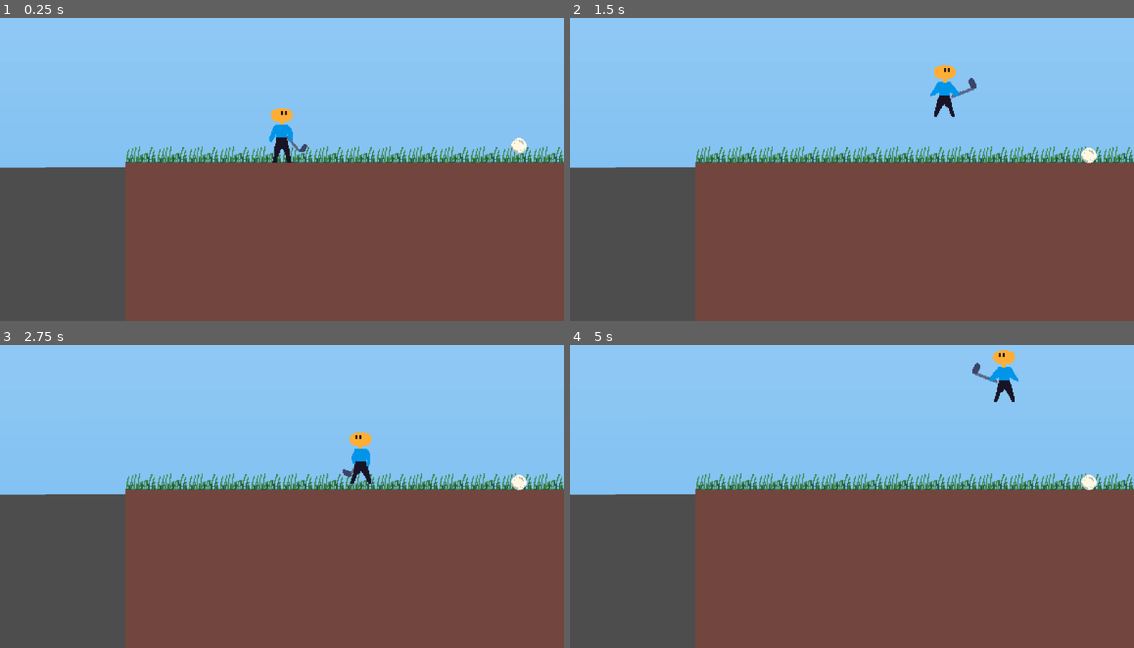
Above: before the commit, frames 1-4 (two rows, left to right).
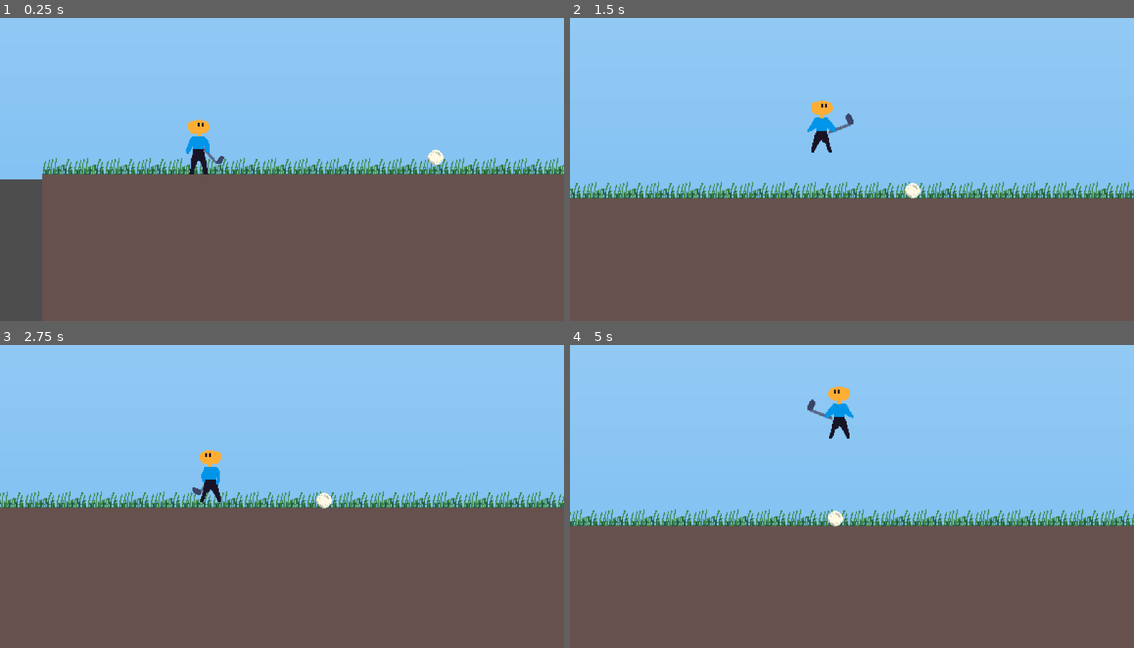
Above: after the commit, the same moments.

Repository: martindzejky/down-golf
Game: Godot game, scene res://main.tscn
Same seed, same stepped clock (60 frames per second), same inputs: the game is played once before the commit and once after it.
Inputs:
- Up to frame 1 (0.25 s): no input
- Up to frame 2 (1.5 s): hold Space (shoot) 0.53-1.28 s; hold Right (move_right) from 0.53 s (still down); tap Up (jump) at 0.77, 0.8, 1.07, 1.35 s
- Up to frame 3 (2.75 s): tap Up (jump) at 1.52, 1.82, 2.3 s; tap Space (shoot) at 1.55 s; release Right (move_right) at 2.03 s; hold Left (move_left) from 2.03 s (still down); hold Space (shoot) from 2.03 s (still down)
- Up to frame 4 (5 s): release Left (move_left) at 2.78 s; release Space (shoot) at 2.78 s; hold Right (move_right) 2.78-4.28 s; tap Space (shoot) at 2.85, 4.35 s; tap Up (jump) at 3.02, 3.32, 4.52, 4.82 s; hold Up (jump) 3.53-4.28 s; hold Left (move_left) from 4.28 s (still down)

The runs differ from the first frame. In frame 1, 14% of the frame differs, in the area x 0-100%, y 29-100%; in frame 2, 24%; in frame 3, 19%; in frame 4, 24%, in the area x 0-100%, y 1-100%.

Commit message:
shooting

Diff:
--- a/objects/camera.gd
+++ b/objects/camera.gd
@@ -1 +1,17 @@
 extends Camera2D
+
+var player: Node2D
+var ball: Node2D
+
+func _ready():
+  # Get references to player and ball using their group names
+  player = get_tree().get_first_node_in_group('player')
+  ball = get_tree().get_first_node_in_group('ball')
+
+func _process(_delta):
+  if not player or not ball:
+    return
+
+  # Calculate the midpoint between player and ball
+  var midpoint = (player.global_position + ball.global_position) / 2
+  global_position = midpoint
--- a/objects/camera.tscn
+++ b/objects/camera.tscn
@@ -4,4 +4,5 @@
 
 [node name="camera" type="Camera2D"]
 zoom = Vector2(2, 2)
+position_smoothing_enabled = true
 script = ExtResource("1_exrbp")
--- a/objects/player.gd
+++ b/objects/player.gd
@@ -1,15 +1,43 @@
 extends CharacterBody2D
 
-const SPEED = 100.0
+const SPEED = 160.0
 const JUMP_VELOCITY = -400.0
-
+const MIN_SHOOT_POWER = 20.0
+const MAX_SHOOT_POWER = 100.0
+const SHOOT_IMPULSE_MULTIPLIER = 20
 # Get the gravity from the project settings to be synced with RigidBody nodes
 var gravity = ProjectSettings.get_setting('physics/2d/default_gravity')
 
+enum State {
+  MOVING,
+  READY_TO_SHOOT,
+  CHARGING,
+  SHOOTING
+}
+
+var current_state = State.MOVING
+var shoot_power = 0.0
+
+@export var flip_node: Node2D
 @export var animation: AnimationPlayer
 @export var sprite: Sprite2D
+@export var shoot_strength_bar: ProgressBar
 
 func _physics_process(delta):
+  process_state_machine(delta)
+
+func process_state_machine(delta):
+  match current_state:
+    State.MOVING:
+      process_moving_state(delta)
+    State.READY_TO_SHOOT:
+      process_ready_to_shoot_state(delta)
+    State.CHARGING:
+      process_charging_state(delta)
+    State.SHOOTING:
+      process_shooting_state(delta)
+
+func process_moving_state(delta):
   # Add the gravity
   if not is_on_floor():
     velocity.y += gravity * delta
@@ -22,13 +50,10 @@
   var direction = Input.get_axis('move_left', 'move_right')
   if direction:
     velocity.x = direction * SPEED
-    sprite.flip_h = direction < 0
+    if not is_zero_approx(direction):
+      flip_node.scale.x = sign(direction)
   else:
     velocity.x = move_toward(velocity.x, 0, SPEED)
-
-  # Handle shooting - only when on floor
-  if Input.is_action_just_pressed('shoot') and is_on_floor():
-    shoot()
 
   move_and_slide()
 
@@ -40,6 +65,69 @@
   else:
     animation.play('idle')
 
-func shoot():
-  # TODO: Implement shooting mechanics
-  pass
+  # Check for state transition
+  if Input.is_action_just_pressed('shoot') and is_on_floor():
+    current_state = State.READY_TO_SHOOT
+
+func process_ready_to_shoot_state(delta):
+  # Stop all movement
+  velocity = Vector2.ZERO
+  move_and_slide()
+
+  # Play ready to shoot animation
+  animation.play('ready_to_shoot')
+
+  # Check for state transitions
+  if Input.is_action_just_pressed('shoot'):
+    current_state = State.CHARGING
+    shoot_power = 0.0
+  # Go back to moving if any movement input is pressed
+  elif Input.is_action_pressed('move_left') or Input.is_action_pressed('move_right') or Input.is_action_pressed('jump'):
+    current_state = State.MOVING
+
+func process_charging_state(delta):
+  # Update shoot strength bar visibility
+  shoot_strength_bar.visible = true
+  shoot_strength_bar.value = shoot_power
+
+  # Stop all movement
+  velocity = Vector2.ZERO
+  move_and_slide()
+
+  # Increase power while charging
+  shoot_power = min(shoot_power + delta * 50.0, MAX_SHOOT_POWER)
+
+  # Play charging animation
+  animation.play('charging')
+
+  # Check for state transitions
+  if not Input.is_action_pressed('shoot'):
+    if shoot_power >= MIN_SHOOT_POWER:
+      current_state = State.SHOOTING
+      shoot_strength_bar.visible = false
+    else:
+      current_state = State.READY_TO_SHOOT
+      shoot_strength_bar.visible = false
+      shoot_power = 0.0
+
+func process_shooting_state(delta):
+  # Stop all movement
+  velocity = Vector2.ZERO
+  move_and_slide()
+
+  # Play shooting animation
+  animation.play('shooting')
+
+func _on_animation_animation_finished(anim_name: StringName) -> void:
+  if anim_name == 'shooting':
+    current_state = State.MOVING
+    shoot_power = 0.0
+
+
+func _on_shootarea_body_entered(body: Node2D) -> void:
+  print('shootarea body entered')
+  print(body)
+  if body.is_in_group('ball'):
+    var direction = Vector2.RIGHT * flip_node.scale.x + Vector2.UP * (shoot_power / 200.0)
+    var impulse = direction * shoot_power * SHOOT_IMPULSE_MULTIPLIER
+    body.apply_central_impulse(impulse)
--- a/objects/player.tscn
+++ b/objects/player.tscn
@@ -1,11 +1,32 @@
-[gd_scene load_steps=8 format=3 uid="uid://r3wp4bjkcas0"]
+[gd_scene load_steps=13 format=3 uid="uid://r3wp4bjkcas0"]
 
 [ext_resource type="Texture2D" uid="uid://co3au8m4vt65v" path="res://sprites/player.png" id="1_eqqp1"]
 [ext_resource type="Script" uid="uid://qpxfwcicddny" path="res://objects/player.gd" id="1_ykyjo"]
 
+[sub_resource type="RectangleShape2D" id="RectangleShape2D_ykyjo"]
+size = Vector2(36, 20)
+
 [sub_resource type="RectangleShape2D" id="RectangleShape2D_eqqp1"]
 size = Vector2(20, 56)
 
+[sub_resource type="Animation" id="Animation_charging"]
+resource_name = "charging"
+length = 0.1
+loop_mode = 1
+step = 0.125
+tracks/0/type = "value"
+tracks/0/imported = false
+tracks/0/enabled = true
+tracks/0/path = NodePath("flip/sprite:frame")
+tracks/0/interp = 1
+tracks/0/loop_wrap = true
+tracks/0/keys = {
+"times": PackedFloat32Array(0),
+"transitions": PackedFloat32Array(1),
+"update": 1,
+"values": [13]
+}
+
 [sub_resource type="Animation" id="Animation_idle"]
 resource_name = "idle"
 length = 0.1
@@ -14,7 +35,7 @@
 tracks/0/type = "value"
 tracks/0/imported = false
 tracks/0/enabled = true
-tracks/0/path = NodePath("sprite:frame")
+tracks/0/path = NodePath("flip/sprite:frame")
 tracks/0/interp = 1
 tracks/0/loop_wrap = true
 tracks/0/keys = {
@@ -32,7 +53,7 @@
 tracks/0/type = "value"
 tracks/0/imported = false
 tracks/0/enabled = true
-tracks/0/path = NodePath("sprite:frame")
+tracks/0/path = NodePath("flip/sprite:frame")
 tracks/0/interp = 1
 tracks/0/loop_wrap = true
 tracks/0/keys = {
@@ -40,6 +61,24 @@
 "transitions": PackedFloat32Array(1),
 "update": 1,
 "values": [4]
+}
+
+[sub_resource type="Animation" id="Animation_ready_to_shoot"]
+resource_name = "ready_to_shoot"
+length = 0.1
+loop_mode = 1
+step = 0.125
+tracks/0/type = "value"
+tracks/0/imported = false
+tracks/0/enabled = true
+tracks/0/path = NodePath("flip/sprite:frame")
+tracks/0/interp = 1
+tracks/0/loop_wrap = true
+tracks/0/keys = {
+"times": PackedFloat32Array(0),
+"transitions": PackedFloat32Array(1),
+"update": 1,
+"values": [12]
 }
 
 [sub_resource type="Animation" id="Animation_run"]
@@ -50,7 +89,7 @@
 tracks/0/type = "value"
 tracks/0/imported = false
 tracks/0/enabled = true
-tracks/0/path = NodePath("sprite:frame")
+tracks/0/path = NodePath("flip/sprite:frame")
 tracks/0/interp = 1
 tracks/0/loop_wrap = true
 tracks/0/keys = {
@@ -60,25 +99,98 @@
 "values": [8, 9, 10, 11]
 }
 
+[sub_resource type="Animation" id="Animation_shooting"]
+resource_name = "shooting"
+length = 0.625013
+step = 0.125
+tracks/0/type = "value"
+tracks/0/imported = false
+tracks/0/enabled = true
+tracks/0/path = NodePath("flip/sprite:frame")
+tracks/0/interp = 1
+tracks/0/loop_wrap = true
+tracks/0/keys = {
+"times": PackedFloat32Array(0, 0.125),
+"transitions": PackedFloat32Array(1, 1),
+"update": 1,
+"values": [14, 15]
+}
+tracks/1/type = "value"
+tracks/1/imported = false
+tracks/1/enabled = true
+tracks/1/path = NodePath("flip/shoot-area/shape:disabled")
+tracks/1/interp = 1
+tracks/1/loop_wrap = true
+tracks/1/keys = {
+"times": PackedFloat32Array(0, 0.375),
+"transitions": PackedFloat32Array(1, 1),
+"update": 1,
+"values": [false, true]
+}
+
+[sub_resource type="Animation" id="Animation_ykyjo"]
+length = 0.001
+tracks/0/type = "value"
+tracks/0/imported = false
+tracks/0/enabled = true
+tracks/0/path = NodePath("flip/shoot-area/shape:disabled")
+tracks/0/interp = 1
+tracks/0/loop_wrap = true
+tracks/0/keys = {
+"times": PackedFloat32Array(0),
+"transitions": PackedFloat32Array(1),
+"update": 1,
+"values": [true]
+}
+tracks/1/type = "value"
+tracks/1/imported = false
+tracks/1/enabled = true
+tracks/1/path = NodePath("flip/sprite:frame")
+tracks/1/interp = 1
+tracks/1/loop_wrap = true
+tracks/1/keys = {
+"times": PackedFloat32Array(0),
+"transitions": PackedFloat32Array(1),
+"update": 1,
+"values": [0]
+}
+
 [sub_resource type="AnimationLibrary" id="AnimationLibrary_eqqp1"]
 _data = {
+&"RESET": SubResource("Animation_ykyjo"),
+&"charging": SubResource("Animation_charging"),
 &"idle": SubResource("Animation_idle"),
 &"jump": SubResource("Animation_jump"),
-&"run": SubResource("Animation_run")
-}
-
-[node name="player" type="CharacterBody2D" node_paths=PackedStringArray("animation", "sprite") groups=["player"]]
+&"ready_to_shoot": SubResource("Animation_ready_to_shoot"),
+&"run": SubResource("Animation_run"),
+&"shooting": SubResource("Animation_shooting")
+}
+
+[node name="player" type="CharacterBody2D" node_paths=PackedStringArray("flip_node", "animation", "sprite", "shoot_strength_bar") groups=["player"]]
 collision_layer = 2
 script = ExtResource("1_ykyjo")
+flip_node = NodePath("flip")
 animation = NodePath("animation")
-sprite = NodePath("sprite")
-
-[node name="sprite" type="Sprite2D" parent="."]
+sprite = NodePath("flip/sprite")
+shoot_strength_bar = NodePath("shoot-strength")
+
+[node name="flip" type="Node2D" parent="."]
+
+[node name="sprite" type="Sprite2D" parent="flip"]
 position = Vector2(0, -32)
 texture = ExtResource("1_eqqp1")
 hframes = 4
 vframes = 4
 
+[node name="shoot-area" type="Area2D" parent="flip"]
+collision_layer = 0
+collision_mask = 4
+
+[node name="shape" type="CollisionShape2D" parent="flip/shoot-area"]
+position = Vector2(8, -10)
+shape = SubResource("RectangleShape2D_ykyjo")
+disabled = true
+
 [node name="shape" type="CollisionShape2D" parent="."]
 position = Vector2(0, -28)
 shape = SubResource("RectangleShape2D_eqqp1")
@@ -88,3 +200,21 @@
 &"": SubResource("AnimationLibrary_eqqp1")
 }
 autoplay = "idle"
+
+[node name="shoot-strength" type="ProgressBar" parent="."]
+visible = false
+anchors_preset = 7
+anchor_left = 0.5
+anchor_top = 1.0
+anchor_right = 0.5
+anchor_bottom = 1.0
+offset_left = -10.0
+offset_top = -69.0
+offset_right = 10.0
+offset_bottom = -65.0
+grow_horizontal = 2
+grow_vertical = 0
+show_percentage = false
+
+[connection signal="body_entered" from="flip/shoot-area" to="." method="_on_shootarea_body_entered"]
+[connection signal="animation_finished" from="animation" to="." method="_on_animation_animation_finished"]
Binary file changed: sprites/tiles.aseprite
Binary file changed: sprites/tiles.png
